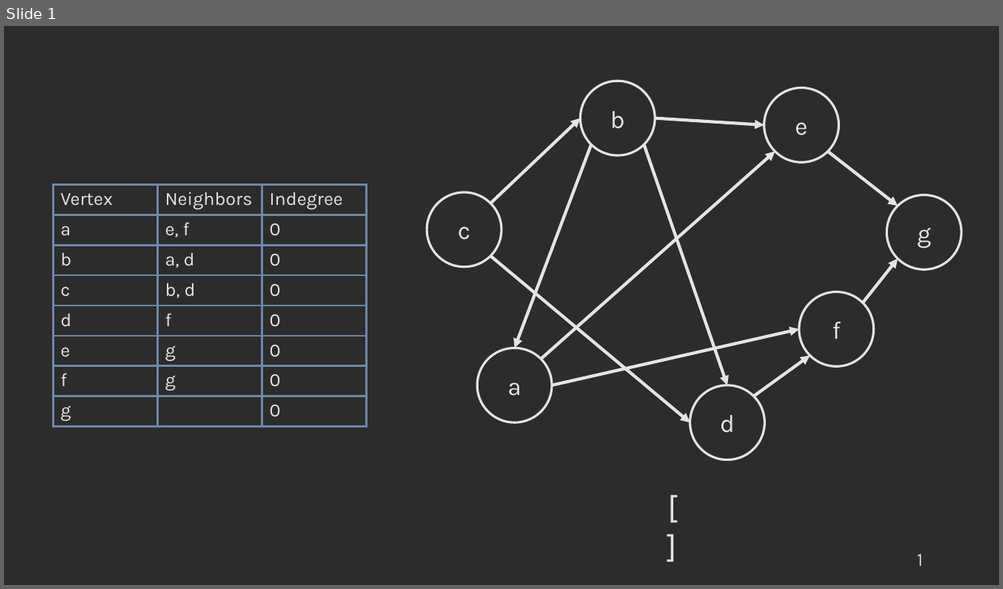
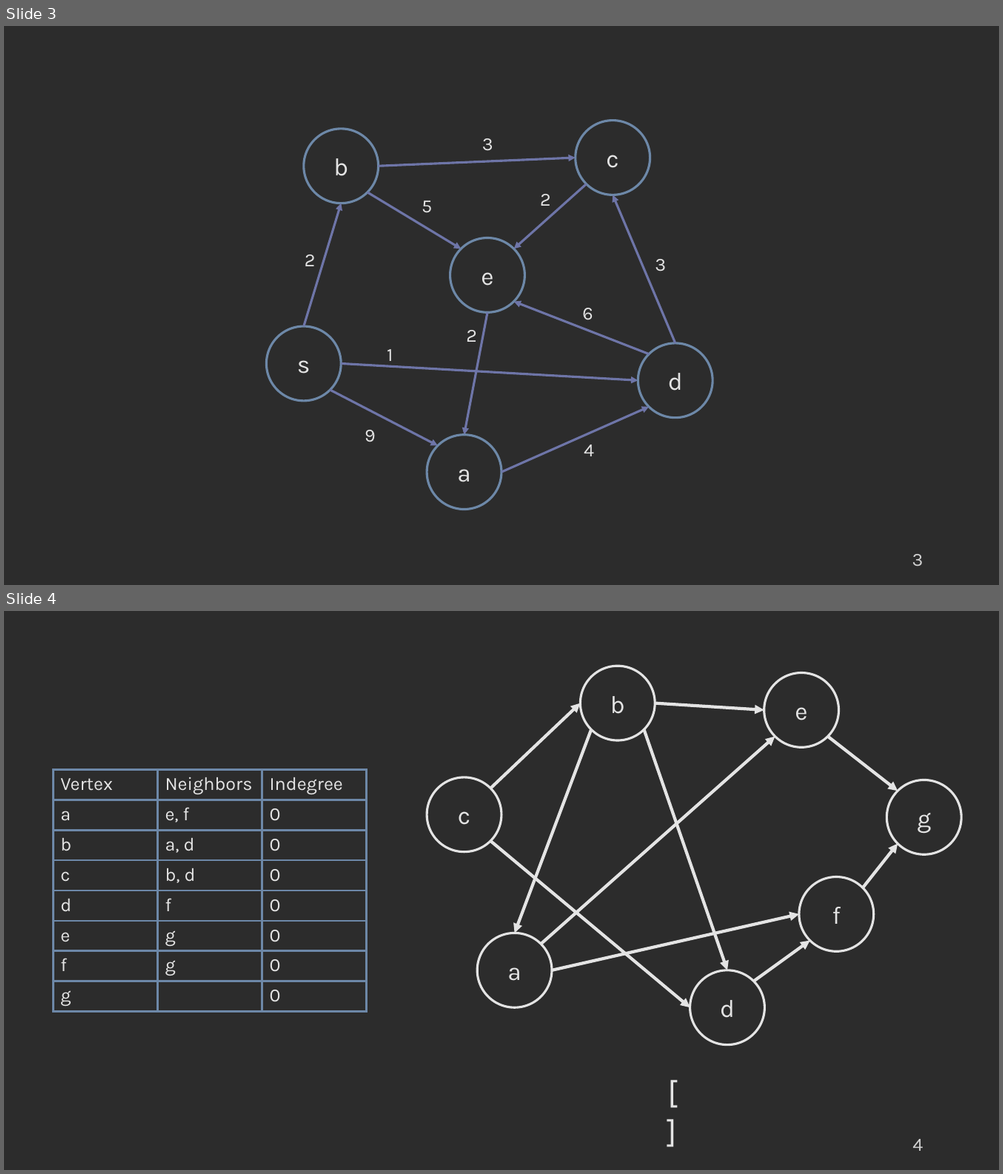
Before and after one commit to COP3530/edugator-content, a slide deck: graph-algorithms/graph-algorithms/images-ppt.pptx. Shown one above the other, each under a label of ours: slide 1 before the commit, slides 3 and 4 after it. The pictures are 1003x589 and 1003x1174 pixels, drawn with LibreOffice and Linux fonts; fonts in the diff are those of the drawing. Boxes give left, top, right and bottom in pixels: in the first picture for what was removed or moved away, otherwise in the second. Text is boxed around its words. In the diff, an @@ line names an element or a change of style, - is before the commit and + after.

```diff
--- a/graph-algorithms/graph-algorithms/images-ppt.pptx
+++ b/graph-algorithms/graph-algorithms/images-ppt.pptx
@@ slide 3 added at [4, 26, 999, 585], background #2C2C2C @@
@@ ellipse added at [304, 129, 378, 204], outline #6D88A8 2.25 pt, 24 pt, text #E4E4E4 @@
+b
@@ ellipse added at [575, 121, 650, 195], outline #6D88A8 2.25 pt, 24 pt, text #E4E4E4 @@
+c
@@ arrow added from (378, 167) to (575, 158), #6E75A8 2.25 pt @@
@@ text added at [482, 138, 493, 151], 18 pt, text #E4E4E4 @@
+3
@@ arrow added from (367, 192) to (461, 249), #6E75A8 2.25 pt @@
@@ text added at [421, 201, 432, 213], 18 pt, text #E4E4E4 @@
+5
@@ arrow added from (586, 184) to (514, 249), #6E75A8 2.25 pt @@
@@ text added at [540, 194, 551, 206], 18 pt, text #E4E4E4 @@
+2
@@ arrow added from (675, 344) to (613, 195), #6E75A8 2.25 pt @@
@@ arrow added from (304, 326) to (341, 204), #6E75A8 2.25 pt @@
@@ ellipse added at [450, 238, 525, 312], outline #6D88A8 2.25 pt, 24 pt, text #E4E4E4 @@
+e
@@ text added at [304, 255, 316, 266], 18 pt, text #E4E4E4 @@
+2
@@ text added at [654, 259, 666, 272], 18 pt, text #E4E4E4 @@
+3
@@ arrow added from (487, 312) to (464, 435), #6E75A8 2.25 pt @@
@@ arrow added from (649, 355) to (514, 302), #6E75A8 2.25 pt @@
@@ text added at [582, 308, 592, 321], 18 pt, text #E4E4E4 @@
+6
@@ ellipse added at [267, 326, 341, 401], outline #6D88A8 2.25 pt, 24 pt, text #E4E4E4 @@
+s
@@ text added at [466, 330, 477, 342], 18 pt, text #E4E4E4 @@
+2
@@ text added at [387, 349, 392, 366], 18 pt, text #E4E4E4 @@
+1
@@ ellipse added at [638, 344, 713, 418], outline #6D88A8 2.25 pt, 24 pt, text #E4E4E4 @@
+d
@@ arrow added from (341, 364) to (638, 381), #6E75A8 2.25 pt @@
@@ arrow added from (330, 390) to (438, 446), #6E75A8 2.25 pt @@
@@ arrow added from (502, 472) to (649, 407), #6E75A8 2.25 pt @@
@@ text added at [364, 430, 375, 443], 18 pt, text #E4E4E4 @@
+9
@@ ellipse added at [427, 435, 502, 509], outline #6D88A8 2.25 pt, 24 pt, text #E4E4E4 @@
+a
@@ text added at [583, 445, 594, 457], 18 pt, text #E4E4E4 @@
+4
@@ page number added at [912, 554, 923, 566], 18 pt, text #D1D1D1 @@
+3
@@ what was slide 1 is now slide 4 @@
@@ page number at [912, 1139, 922, 1151]: text changed @@
-1
+4
```
Also in this commit, not shown: 2 other slides added, 4 other files.
